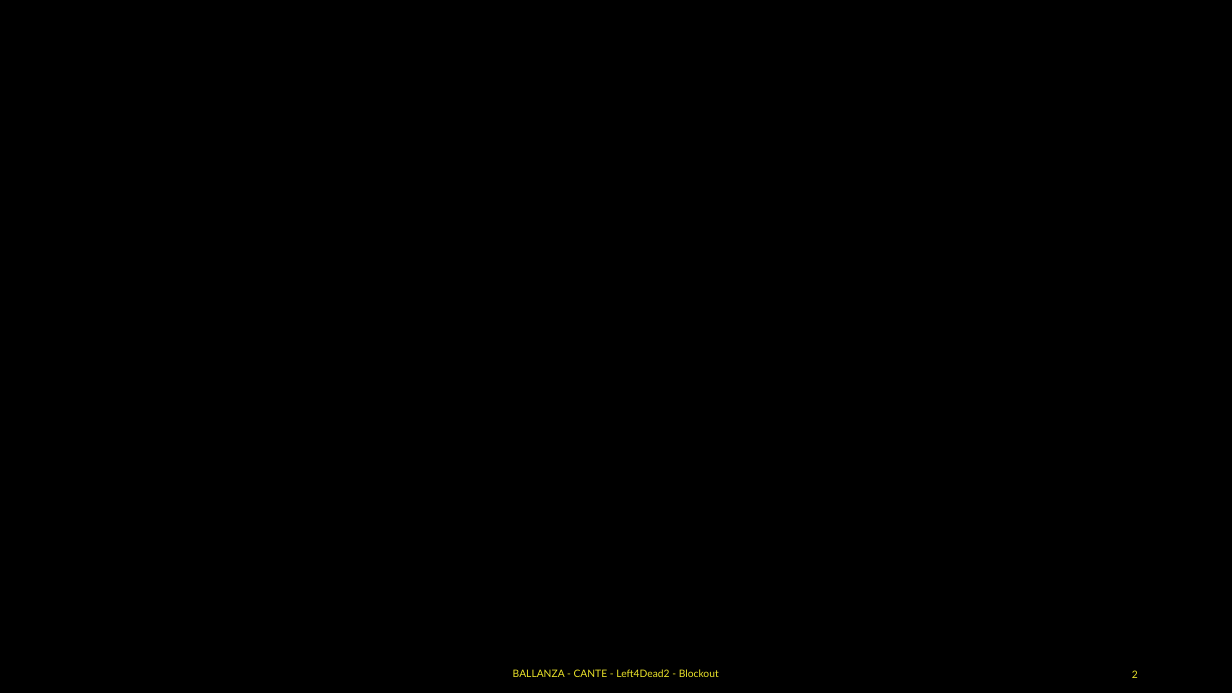
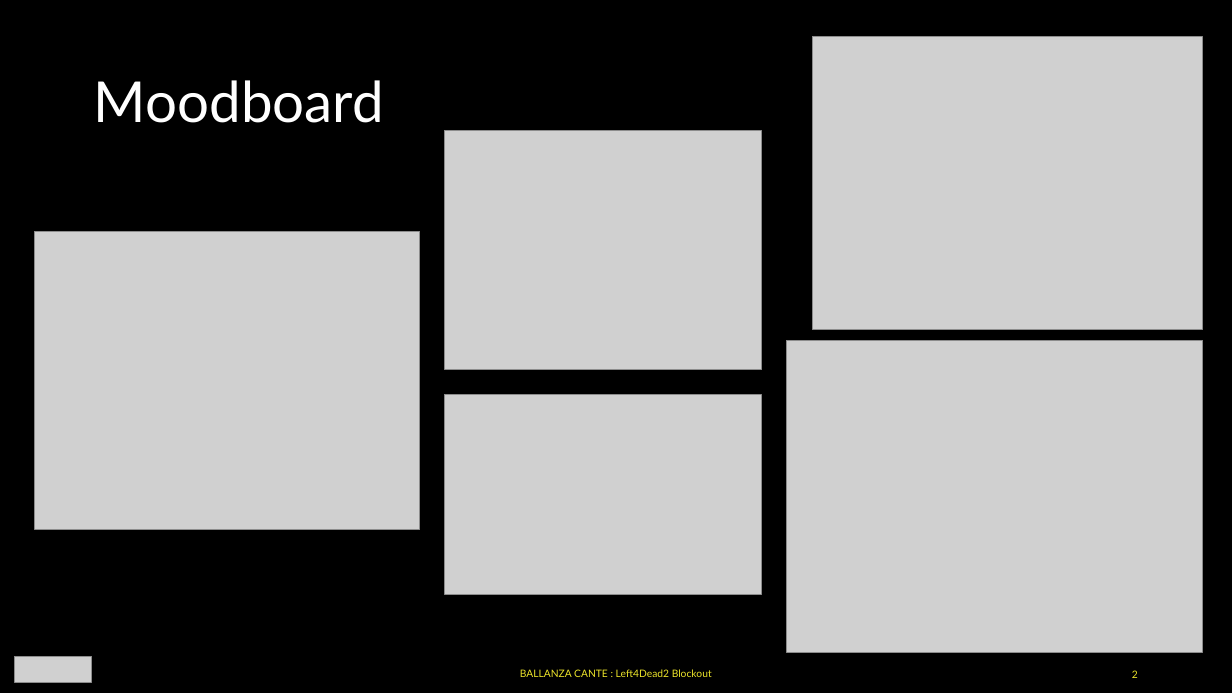
Before and after one commit to ABallanza/LD_Left4Dead2_Blockout, a slide deck: slide 2 of BALLANZA_Andy_CANTE_Clément_Blockout.pptx. Drawn at 1232x693 pixels with LibreOffice and Linux fonts; fonts in the diff are those of the drawing; grey boxes stand for pictures; background and template pictures are left out. Boxes give left, top, right and bottom in pixels: in the first picture for what was removed or moved away, otherwise in the second. Text is boxed around its words. In the diff, an @@ line names an element or a change of style, - is before the commit and + after.

```diff
--- a/BALLANZA_Andy_CANTE_Clément_Blockout.pptx
+++ b/BALLANZA_Andy_CANTE_Clément_Blockout.pptx
@@ picture added at bbox=[812, 37, 1202, 330] @@
@@ title added at bbox=[94, 80, 384, 123], 44 pt, text #FFFFFF @@
+Moodboard
@@ picture added at bbox=[445, 131, 762, 370] @@
@@ picture added at bbox=[35, 232, 420, 531] @@
@@ picture added at bbox=[787, 340, 1202, 653] @@
@@ picture added at bbox=[445, 395, 762, 594] @@
@@ picture added at bbox=[15, 656, 91, 682] @@
@@ text at bbox=[520, 669, 712, 677]: text changed @@
-BALLANZA - CANTE - Left4Dead2 - Blockout
+BALLANZA CANTE : Left4Dead2 Blockout
```
Also in this commit, not shown: 1 other slide changed, 8 slides added, 1 other file.
